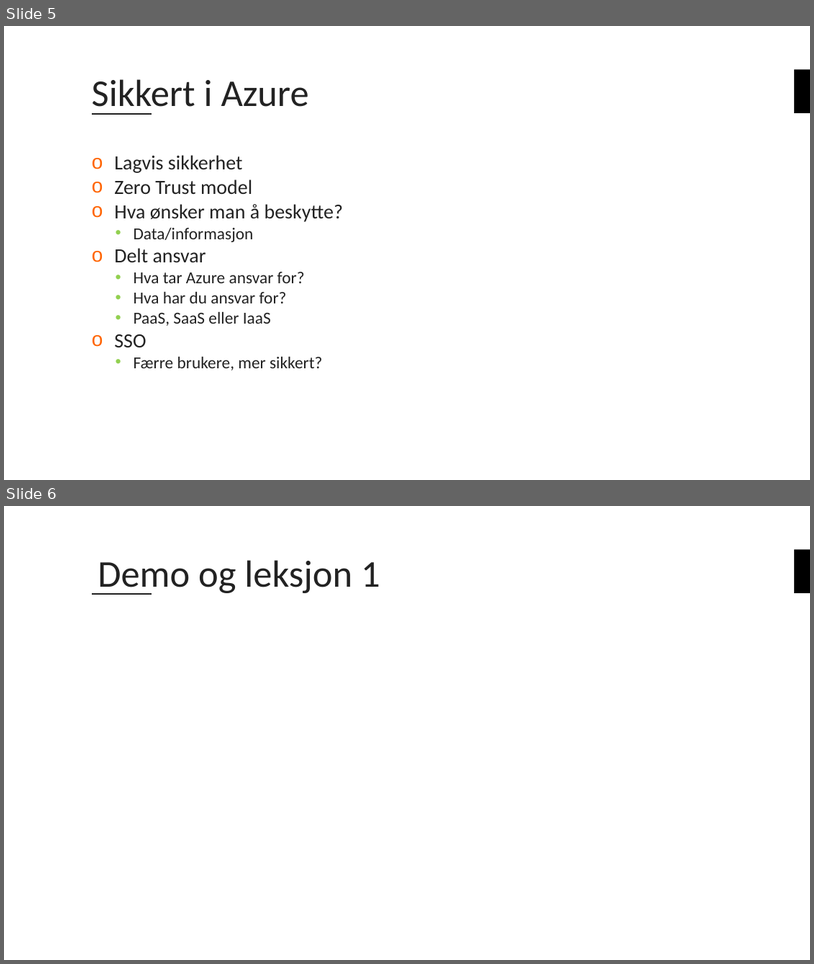
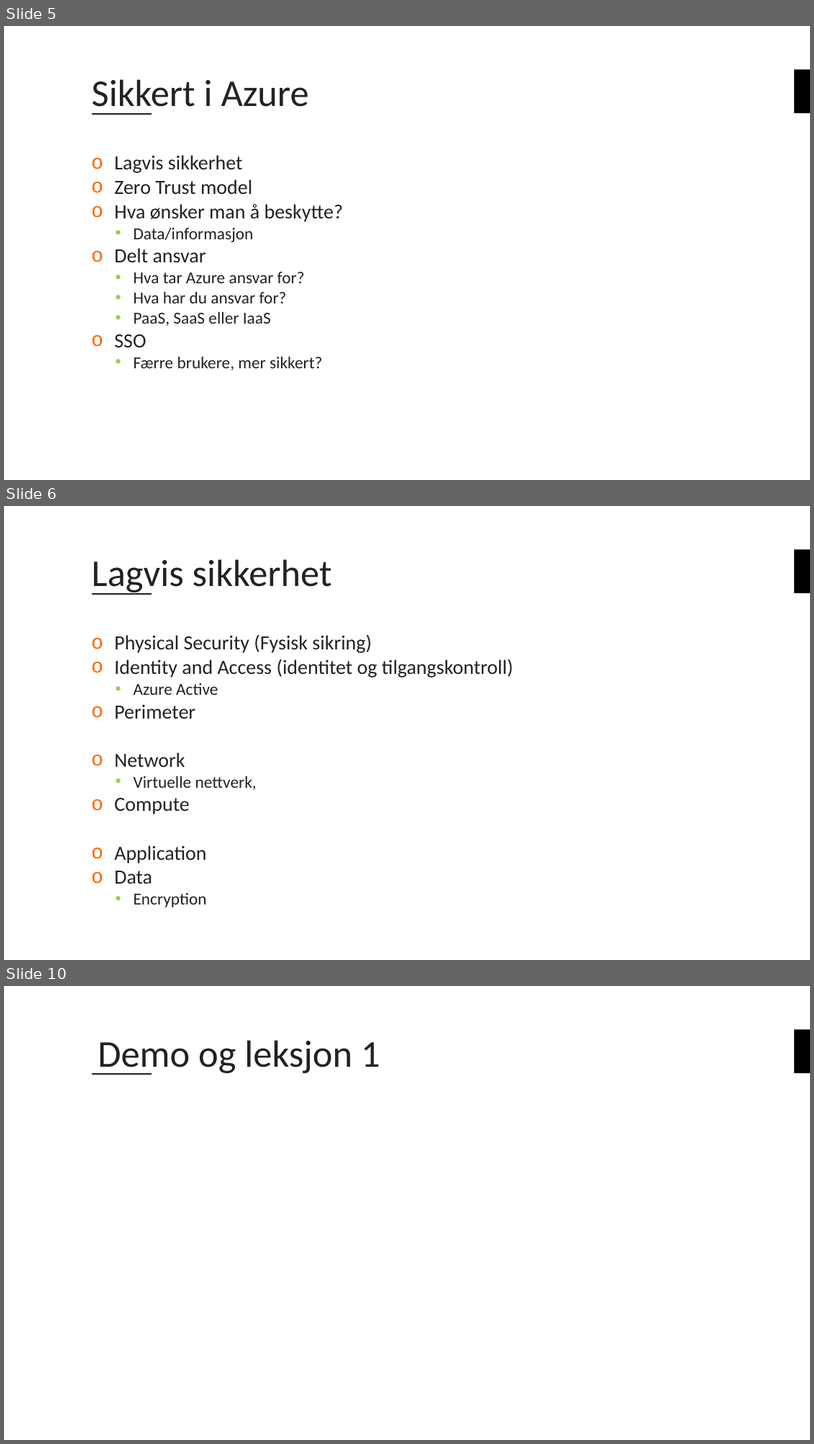
Before and after one commit to bouvet/azure-workshops, a slide deck: Workshop_3/Presentasjon/Azureskolen-Workshop#3.pptx. Shown one above the other, each under a label of ours: slides 5 and 6 before the commit, slides 5, 6 and 10 after it; the slides between them are not shown. The pictures are 814x964 and 814x1444 pixels, drawn with LibreOffice and Linux fonts; fonts in the diff are those of the drawing; background and template pictures are left out. Boxes give left, top, right and bottom in pixels: in the first picture for what was removed or moved away, otherwise in the second. Text is boxed around its words. In the diff, an @@ line names an element or a change of style, - is before the commit and + after.

```diff
--- a/Workshop_3/Presentasjon/Azureskolen-Workshop#3.pptx
+++ b/Workshop_3/Presentasjon/Azureskolen-Workshop#3.pptx
@@ slide 6 added at [4, 506, 810, 960], background #FFFFFF; not listed: 2 template elements that a slide beside it also shows @@
@@ title added at [92, 559, 332, 595], 45 pt, text #222222 @@
+Lagvis sikkerhet
@@ text added at [114, 634, 514, 907], 24 pt, text #222222 @@
+o Physical Security (Fysisk sikring)
+o Identity and Access (identitet og tilgangskontroll)
+  • Azure Active
+o Perimeter
+o Network
+  • Virtuelle nettverk,
+o Compute
+o Application
+o Data
+  • Encryption
@@ what was slide 6 is now slide 10 @@
```
Also in this commit, not shown: 2 slides changed, 4 other slides added.
